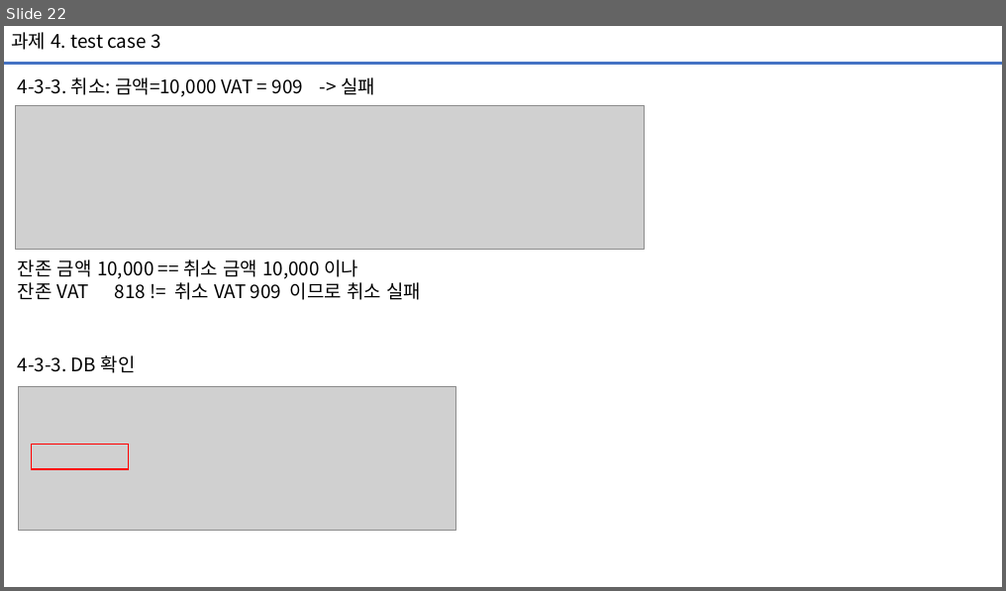
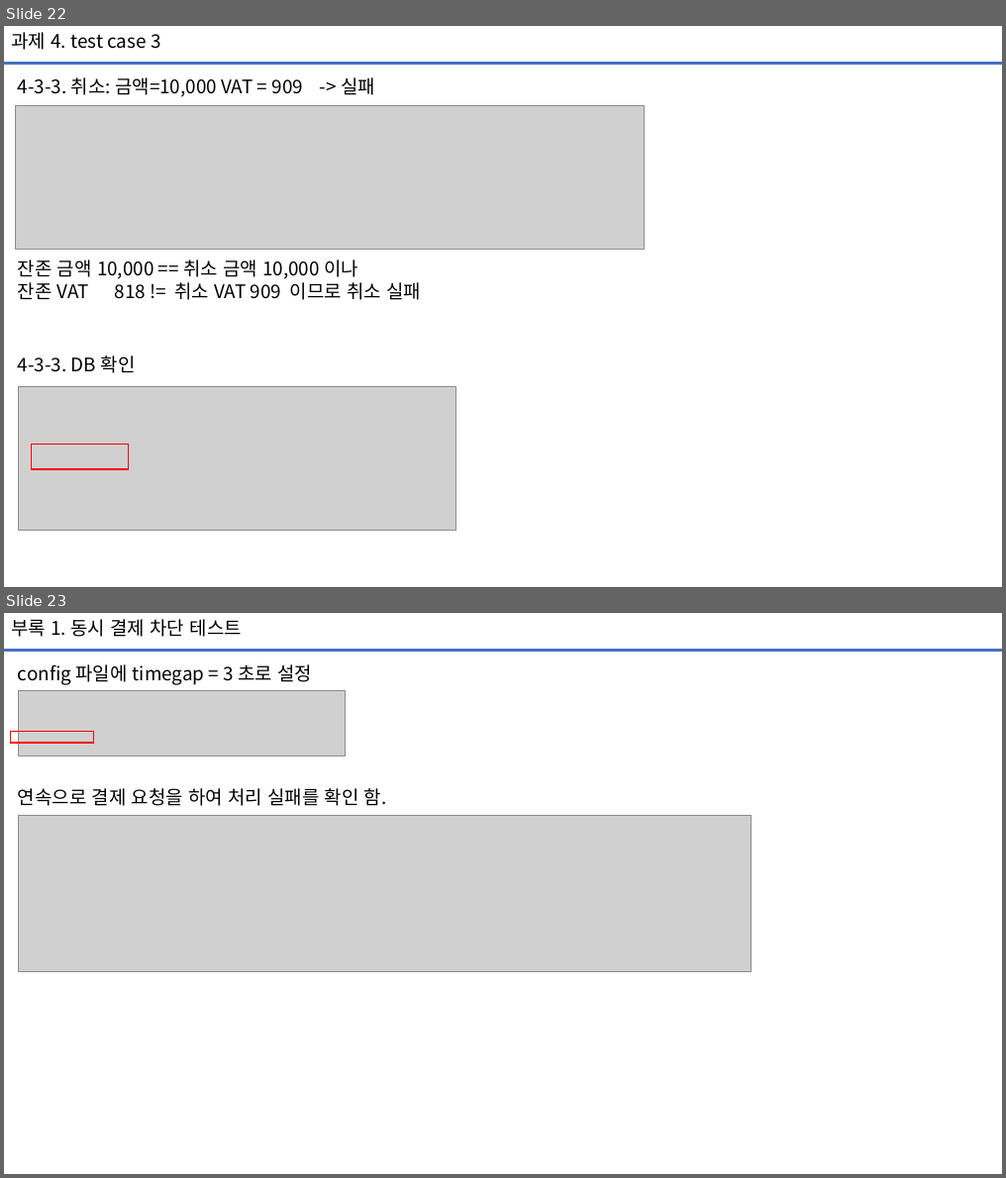
Before and after one commit to rrrsh1215/kakaopay, a slide deck: 카드 결제 처리 결과.pptx. Shown one above the other, each under a label of ours: slide 22 before the commit, slides 22 and 23 after it. The pictures are 1006x591 and 1006x1178 pixels, drawn with LibreOffice and Linux fonts; fonts in the diff are those of the drawing; grey boxes stand for pictures. Boxes give left, top, right and bottom in pixels: in the first picture for what was removed or moved away, otherwise in the second. Text is boxed around its words. In the diff, an @@ line names an element or a change of style, - is before the commit and + after.

Commit message:
동시 결제 차단테스트 확인

```diff
--- a/카드 결제 처리 결과.pptx
+++ b/카드 결제 처리 결과.pptx
@@ slide 23 added at bbox=[4, 613, 1002, 1174], background #FFFFFF @@
@@ text added at bbox=[11, 619, 242, 637], 18 pt, text #000000 @@
+부록 1. 동시 결제 차단 테스트
@@ line added from (4, 651) to (1002, 651), #4472C4 2.25 pt @@
@@ text added at bbox=[18, 664, 312, 685], 18 pt, text #000000 @@
+config 파일에 timegap = 3 초로 설정
@@ picture added at bbox=[18, 690, 344, 756] @@
@@ rectangle added at bbox=[11, 731, 94, 743], outline #FF0000 1 pt @@
@@ text added at bbox=[18, 788, 387, 806], 18 pt, text #000000 @@
+연속으로 결제 요청을 하여 처리 실패를 확인 함.
@@ picture added at bbox=[18, 815, 750, 971] @@
```
